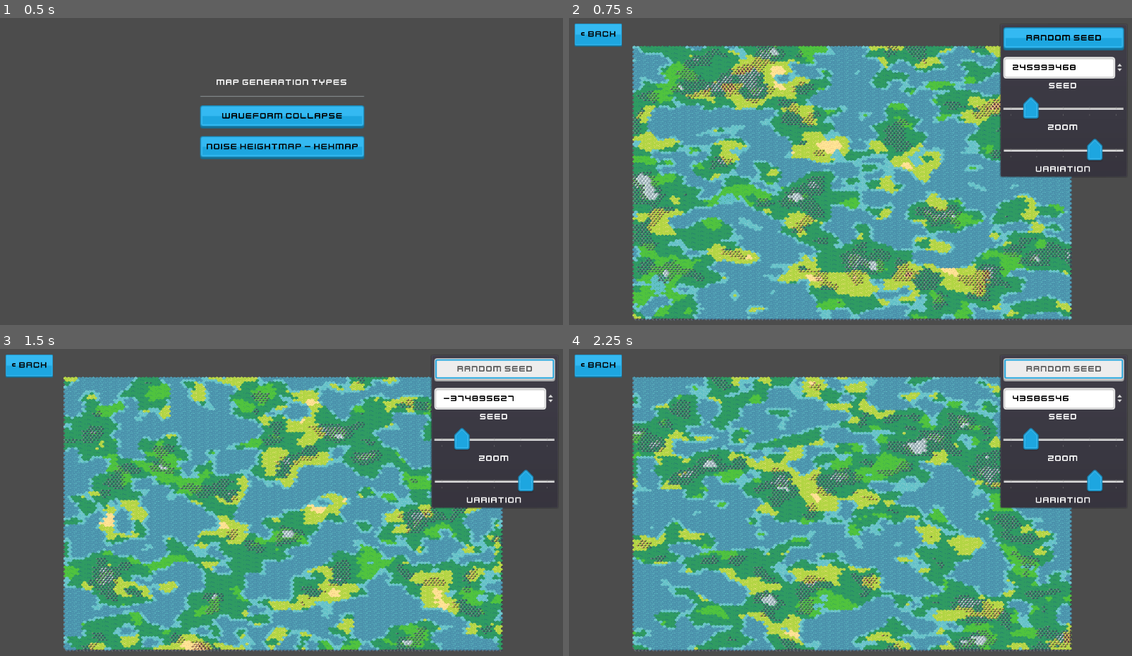
Above: before the commit, frames 1-4 (two rows, left to right).
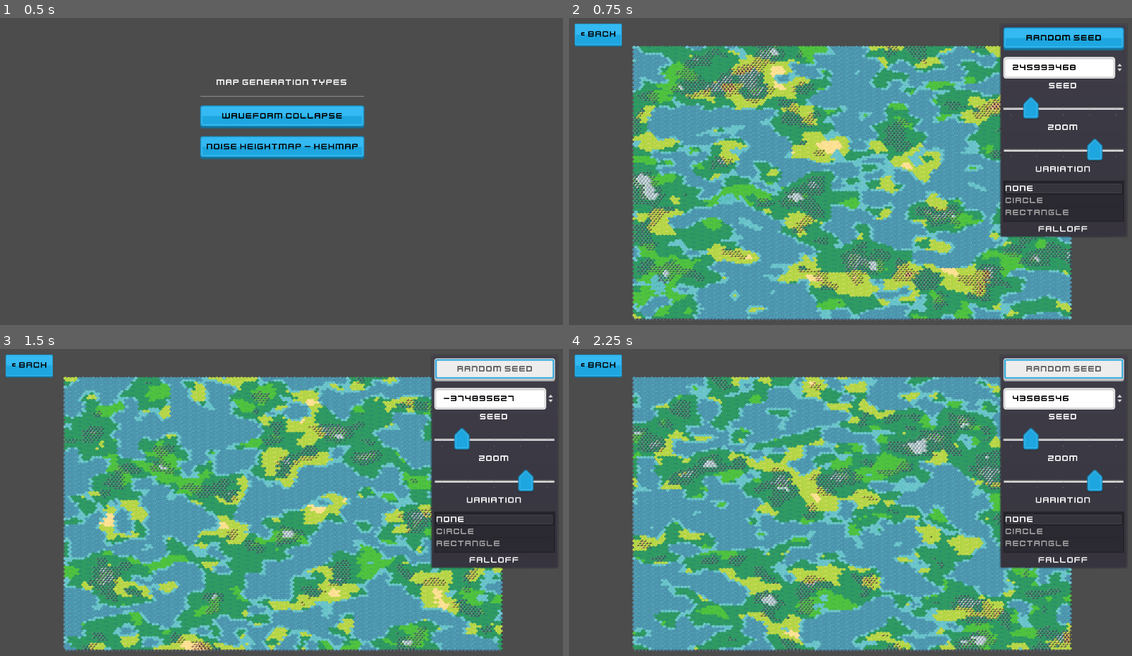
Above: after the commit, the same moments.

Repository: notdomkelly/hexmap
Game: Godot game, scene res://scenes/Main.tscn
The game is run twice, just before and just after one commit, with the same random seed, the same clock (stepped at 60 frames per second) and the same inputs.
Inputs:
- Up to frame 1 (0.5 s): no input
- Up to frame 2 (0.75 s): click "Noise Heightmap - Hexmap" at 0.5 s
- Up to frame 3 (1.5 s): click "Random Seed" at 1.25 s
- Up to frame 4 (2.25 s): click "Random Seed" at 2 s

Frame 1 is identical in both runs. In frame 2, 3.8% of the frame differs, in the area x 76-99%, y 51-72%; in frame 3, 3.8%; in frame 4, 3.8%.

Commit message:
Add falloff options, V1

Diff:
--- a/scenes/HexNoiseGen.tscn
+++ b/scenes/HexNoiseGen.tscn
@@ -46,7 +46,7 @@
 margin_left = 7.0
 margin_top = 7.0
 margin_right = 226.0
-margin_bottom = 274.0
+margin_bottom = 317.0
 custom_constants/separation = 12
 alignment = 2
 
@@ -120,8 +120,26 @@
 text = "Variation"
 align = 1
 
+[node name="FalloffControl" type="VBoxContainer" parent="UI Layer/UI Root/PanelContainer/Map Panel"]
+margin_top = 279.0
+margin_right = 219.0
+margin_bottom = 310.0
+
+[node name="FalloffType" type="ItemList" parent="UI Layer/UI Root/PanelContainer/Map Panel/FalloffControl"]
+margin_right = 219.0
+margin_bottom = 9.0
+auto_height = true
+
+[node name="FalloffLabel" type="Label" parent="UI Layer/UI Root/PanelContainer/Map Panel/FalloffControl"]
+margin_top = 13.0
+margin_right = 219.0
+margin_bottom = 31.0
+text = "Falloff"
+align = 1
+
 [connection signal="pressed" from="UI Layer/UI Root/BackButton" to="." method="_on_BackButton_pressed"]
 [connection signal="pressed" from="UI Layer/UI Root/PanelContainer/Map Panel/GenMapButton" to="." method="_on_GenMapButton_pressed"]
 [connection signal="value_changed" from="UI Layer/UI Root/PanelContainer/Map Panel/SeedControl/SeedSpinBox" to="." method="_on_SeedSpinBox_value_changed"]
 [connection signal="value_changed" from="UI Layer/UI Root/PanelContainer/Map Panel/FrequencyControl/FrequencySlider" to="." method="_on_FrequencySlider_value_changed"]
 [connection signal="value_changed" from="UI Layer/UI Root/PanelContainer/Map Panel/ScaleControl/ScaleSlider" to="." method="_on_ScaleSlider_value_changed"]
+[connection signal="item_selected" from="UI Layer/UI Root/PanelContainer/Map Panel/FalloffControl/FalloffType" to="." method="_on_FalloffType_item_selected"]
--- a/scripts/HexNoiseGenerator.gd
+++ b/scripts/HexNoiseGenerator.gd
@@ -2,6 +2,8 @@
 
 
 export var size = 125
+var actual_size
+var edge_buffer = 10
 export var pan_speed = 100
 export var zoom_speed = 100
 
@@ -9,6 +11,9 @@
 var moisture_noise = OpenSimplexNoise.new()
 var offset = Vector2(0, 0)
 var is_building = false
+
+var falloff_types = ['None', 'Circle', 'Rectangle']
+var curr_falloff_type = 0
 
 var rng = RandomNumberGenerator.new()
 class CustomElevationSorter:
@@ -21,6 +26,10 @@
 
 # Called when the node enters the scene tree for the first time.
 func _ready():
+	for x in falloff_types:
+		$"UI Layer/UI Root/PanelContainer/Map Panel/FalloffControl/FalloffType".add_item(x)
+	$"UI Layer/UI Root/PanelContainer/Map Panel/FalloffControl/FalloffType".select(curr_falloff_type)
+	actual_size = get_map_size()
 	# Configure
 	elevation_noise.seed = randi()
 	elevation_noise.period = 20.0
@@ -40,32 +49,34 @@
 	if random_m:
 		moisture_noise.seed = randi()
 
-	var actualSize = get_map_size()
+	for x in range(-actual_size, actual_size):
+		for y in range(-actual_size, actual_size):
+			var noisePos = Vector2(x, y)
 
-	var min_e = 100
-	var max_e = 0
-
-	for x in range(-actualSize, actualSize):
-		for y in range(-actualSize, actualSize):
-			var noisePos = Vector2(x, y)
 			var elevation = (elevation_noise.get_noise_2dv(noisePos) * 1.5 + 1.0) / 2.0
 			var moisture = (moisture_noise.get_noise_2dv(noisePos) * 1.5 + 1.0) / 2.0
-			if elevation < min_e:
-				min_e = elevation
-			if elevation > max_e:
-				max_e = elevation
-			# var height = _get_height(noisePos, elevation_keys)
-			# var tile_type = elevation_map[height]
+
+			elevation = get_falloff_elevation(elevation, noisePos)
+
 			var tile_type = HexCollapseData.get_biome(elevation, moisture)
 			$HexMap.set_cell(x, y, $HexMap.tile_set.find_tile_by_name(HexCollapseData.type_sets[tile_type][0]))
-	print(min_e)
-	print(max_e)
 	is_building = false
 
-#func _get_height(actualPos, elevation_keys):
-#	var r_height = elevation_noise.get_noise_2dv(actualPos) * 100 * 1.5
-#	var idx = elevation_keys.bsearch(r_height) - 1
-#	return elevation_keys[idx] if idx >= 0 else elevation_keys[0]
+
+func get_falloff_elevation(elevation, pos):
+	if curr_falloff_type == 1:
+		var dist_from_edge = actual_size - pos.distance_to(Vector2(0, 0))
+		if dist_from_edge < edge_buffer:
+			elevation = elevation * (elevation + dist_from_edge / 100)
+	elif curr_falloff_type == 2:
+		if actual_size - abs(pos.x) < edge_buffer:
+			var dist_from_edge = actual_size - abs(pos.x)
+			elevation = elevation * (elevation + dist_from_edge / 100)
+		elif actual_size - abs(pos.y) < edge_buffer:
+			var dist_from_edge = actual_size - abs(pos.y)
+			elevation = elevation * (elevation + dist_from_edge / 100)
+
+	return elevation
 
 
 func _on_BackButton_pressed():
@@ -97,3 +108,9 @@
 	moisture_noise.persistence = value
 	if not is_building:
 		build_map(false)
+
+
+func _on_FalloffType_item_selected(index):
+	curr_falloff_type = index
+	if not is_building:
+		build_map(false)
